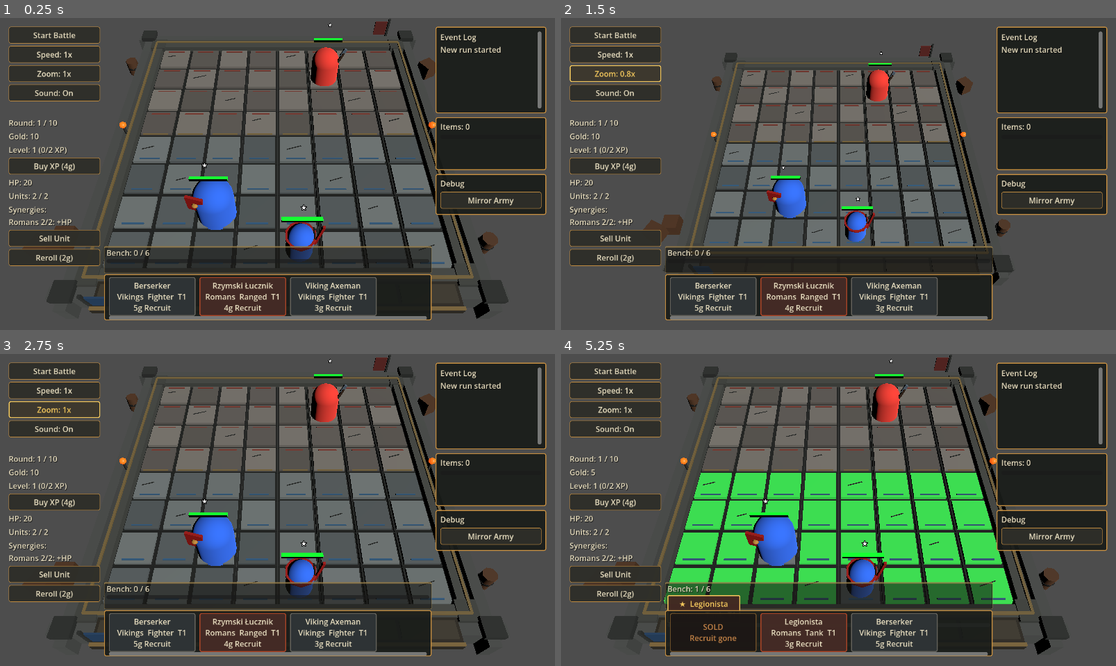
Above: before the commit, frames 1-4 (two rows, left to right).
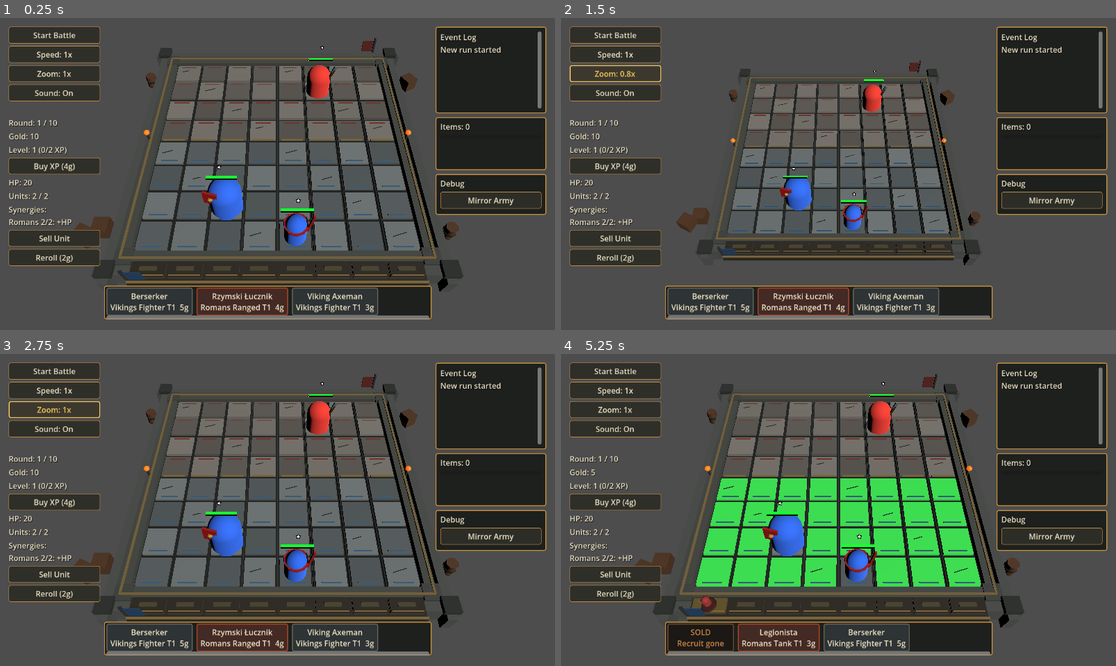
Above: after the commit, the same moments.

Repository: janmgryka-bit/warmarket
Game: Godot game, scene res://scenes/Main.tscn
Two runs of this game, one before a commit and one after it. Both use one fixed random seed, a clock stepped at 60 frames per second and the inputs below.
Inputs (mouse positions are in pixels of both pictures, inside the frame that each line leads up to):
- Up to frame 1 (0.25 s): no input
- Up to frame 2 (1.5 s): click "Zoom: 1x" at 0.5 s; click "Zoom: 1.2x" at 1.25 s
- Up to frame 3 (2.75 s): click "Zoom: 0.8x" at 2 s
- Up to frame 4 (5.25 s): click "Sell Unit" at 2.75 s; click "Reroll (2g)" at 3.5 s; click (710, 631) at 4.25 s, where only the run before the commit has a clickable "Legionista Romans Tank T1 3g …"; click (705, 609) at 5 s, where only the run before the commit has a clickable "★ Legionista Romans Tank T1"

The runs differ from the first frame. In frame 1, 29% of the frame differs, in the area x 4-92%, y 0-97%; in frame 2, 24%; in frame 3, 29%; in frame 4, 31%.

Commit message:
Stabilize arena bench and shop layout

Diff:
--- a/godot_project/war-market/scenes/Main.tscn
+++ b/godot_project/war-market/scenes/Main.tscn
@@ -330,11 +330,12 @@
 
 [node name="BottomArea" type="VBoxContainer" parent="UI/MainLayout/RootColumns/CenterArea"]
 layout_mode = 2
-custom_minimum_size = Vector2(0, 156)
+custom_minimum_size = Vector2(0, 104)
 theme_override_constants/separation = 2
 mouse_filter = 2
 
 [node name="BenchPanel" type="Panel" parent="UI/MainLayout/RootColumns/CenterArea/BottomArea" unique_id=2100000001]
+visible = false
 layout_mode = 2
 custom_minimum_size = Vector2(0, 56)
 
@@ -353,7 +354,7 @@
 
 [node name="BenchLabel" type="Label" parent="UI/MainLayout/RootColumns/CenterArea/BottomArea/BenchPanel/BenchMargin/BenchContent" unique_id=2100000002]
 layout_mode = 2
-text = "Bench: 0 / 6"
+text = "Bench: 0 / 8"
 
 [node name="BenchScroll" type="ScrollContainer" parent="UI/MainLayout/RootColumns/CenterArea/BottomArea/BenchPanel/BenchMargin/BenchContent"]
 layout_mode = 2
@@ -368,7 +369,7 @@
 
 [node name="ShopPanel" type="Panel" parent="UI/MainLayout/RootColumns/CenterArea/BottomArea" unique_id=1612883262]
 layout_mode = 2
-custom_minimum_size = Vector2(0, 96)
+custom_minimum_size = Vector2(0, 84)
 
 [node name="ShopMargin" type="MarginContainer" parent="UI/MainLayout/RootColumns/CenterArea/BottomArea/ShopPanel"]
 anchors_preset = 15
--- a/godot_project/war-market/scripts/board.gd
+++ b/godot_project/war-market/scripts/board.gd
@@ -214,7 +214,7 @@
 	)
 	platform.add_child(dock)
 
-	var slot_count := 6
+	var slot_count := 8
 	var slot_gap := tile_size * 0.08
 	var slot_width := (dock_width - slot_gap * float(slot_count + 1)) / float(slot_count)
 	for index in range(slot_count):
--- a/godot_project/war-market/scripts/game.gd
+++ b/godot_project/war-market/scripts/game.gd
@@ -17,6 +17,9 @@
 @onready var action_feedback_label: Label = $UI/MainLayout/RootColumns/CenterArea/ActionFeedbackLabel
 @onready var item_label: Label = $UI/MainLayout/RootColumns/RightSidebar/ItemPanel/ItemMargin/ItemContent/ItemLabel
 @onready var item_items: HBoxContainer = $UI/MainLayout/RootColumns/RightSidebar/ItemPanel/ItemMargin/ItemContent/ItemScroll/ItemItems
+@onready var bottom_area: VBoxContainer = $UI/MainLayout/RootColumns/CenterArea/BottomArea
+@onready var shop_panel: Panel = $UI/MainLayout/RootColumns/CenterArea/BottomArea/ShopPanel
+@onready var shop_margin: MarginContainer = $UI/MainLayout/RootColumns/CenterArea/BottomArea/ShopPanel/ShopMargin
 @onready var shop_items: HBoxContainer = $UI/MainLayout/RootColumns/CenterArea/BottomArea/ShopPanel/ShopMargin/ShopScroll/ShopItems
 @onready var gold_label: Label = $UI/MainLayout/RootColumns/LeftSidebar/GoldLabel
 @onready var player_level_label: Label = $UI/MainLayout/RootColumns/LeftSidebar/PlayerLevelLabel
@@ -28,6 +31,7 @@
 @onready var unit_cap_label: Label = $UI/MainLayout/RootColumns/LeftSidebar/UnitCapLabel
 @onready var synergy_label: Label = $UI/MainLayout/RootColumns/LeftSidebar/SynergyLabel
 @onready var player_health_label: Label = $UI/MainLayout/RootColumns/LeftSidebar/PlayerHealthLabel
+@onready var bench_panel: Panel = $UI/MainLayout/RootColumns/CenterArea/BottomArea/BenchPanel
 @onready var bench_label: Label = $UI/MainLayout/RootColumns/CenterArea/BottomArea/BenchPanel/BenchMargin/BenchContent/BenchLabel
 @onready var bench_items: HBoxContainer = $UI/MainLayout/RootColumns/CenterArea/BottomArea/BenchPanel/BenchMargin/BenchContent/BenchScroll/BenchItems
 
@@ -62,6 +66,9 @@
 var export_battle_summaries: bool = false
 var battle_summary_export_dir: String = "user://battle_summaries"
 var action_feedback_timer: Timer = null
+var arena_bench_root: Node3D = null
+var arena_bench_slot_nodes: Array[Area3D] = []
+var bench_visual_material_cache: Dictionary = {}
 
 # UI Style
 var ui_dark_stone_color: Color = Color(0.10, 0.11, 0.10, 0.92)
@@ -88,6 +95,7 @@
 	selected_bench_index = -1
 	if board != null and board.has_method("clear_tile_highlights"):
 		board.clear_tile_highlights()
+	update_arena_bench()
 
 func clear_item_selection() -> void:
 	selected_item_index = -1
@@ -115,6 +123,219 @@
 		return
 	action_feedback_label.text = ""
 	action_feedback_label.visible = false
+
+func setup_arena_bench() -> void:
+	if board == null:
+		return
+	if bench_panel != null:
+		bench_panel.visible = false
+	arena_bench_root = Node3D.new()
+	arena_bench_root.name = "ArenaBench3D"
+	board.add_child(arena_bench_root)
+	update_arena_bench()
+
+func update_arena_bench() -> void:
+	if arena_bench_root == null or not is_instance_valid(arena_bench_root):
+		return
+	for child in arena_bench_root.get_children():
+		child.queue_free()
+	arena_bench_slot_nodes.clear()
+
+	var slot_count := max_bench_units
+	var board_width := 8.0 * 1.2
+	var board_height := 8.0 * 1.2
+	if board != null:
+		board_width = float(board.width) * float(board.tile_size)
+		board_height = float(board.height) * float(board.tile_size)
+	var tile_size := 1.2
+	if board != null:
+		tile_size = float(board.tile_size)
+
+	var frame_thickness := tile_size * 0.30
+	var front_frame_z := board_height / 2.0 + frame_thickness / 2.0
+	var dock_depth := tile_size * 0.72
+	var dock_width := board_width - tile_size * 0.22
+	var dock_z := front_frame_z + dock_depth * 0.58
+	var slot_gap := tile_size * 0.08
+	var slot_width := (dock_width - slot_gap * float(slot_count + 1)) / float(slot_count)
+
+	for index in range(slot_count):
+		var slot_x := -dock_width / 2.0 + slot_gap + slot_width / 2.0 + float(index) * (slot_width + slot_gap)
+		var slot_position := Vector3(slot_x, 0.96, dock_z)
+		create_arena_bench_slot(index, slot_position, Vector3(slot_width, 0.05, dock_depth * 0.54))
+
+func create_arena_bench_slot(index: int, slot_position: Vector3, slot_size: Vector3) -> void:
+	var slot_area := Area3D.new()
+	slot_area.name = "ArenaBenchSlot_%d" % index
+	slot_area.position = slot_position
+	slot_area.input_ray_pickable = true
+	slot_area.set_meta("bench_index", index)
+	slot_area.input_event.connect(_on_arena_bench_slot_input_event.bind(index))
+	arena_bench_root.add_child(slot_area)
+	arena_bench_slot_nodes.append(slot_area)
+
+	var collision := CollisionShape3D.new()
+	var shape := BoxShape3D.new()
+	shape.size = Vector3(slot_size.x, 0.18, slot_size.z)
+	collision.shape = shape
+	collision.position = Vector3(0.0, 0.06, 0.0)
+	slot_area.add_child(collision)
+
+	var plate := MeshInstance3D.new()
+	plate.name = "SlotPlate"
+	var mesh := BoxMesh.new()
+	mesh.size = slot_size
+	plate.mesh = mesh
+	plate.position = Vector3.ZERO
+	plate.material_override = create_arena_bench_material(get_arena_bench_slot_color(index))
+	slot_area.add_child(plate)
+
+	var trim := MeshInstance3D.new()
+	trim.name = "SlotTrim"
+	var trim_mesh := BoxMesh.new()
+	trim_mesh.size = Vector3(slot_size.x * 0.94, 0.025, 0.035)
+	trim.mesh = trim_mesh
+	trim.position = Vector3(0.0, 0.04, slot_size.z * 0.39)
+	trim.material_override = create_arena_bench_material(Color(0.58, 0.46, 0.24))
+	slot_area.add_child(trim)
+
+	if index < bench_units.size():
+		create_arena_bench_unit_visual(slot_area, index, slot_size)
+	else:
+		create_arena_bench_empty_placeholder(slot_area, slot_size)
+
+func create_arena_bench_empty_placeholder(slot_area: Area3D, slot_size: Vector3) -> void:
+	var inset := MeshInstance3D.new()
+	inset.name = "EmptySlotInset"
+	var inset_mesh := BoxMesh.new()
+	inset_mesh.size = Vector3(slot_size.x * 0.52, 0.018, slot_size.z * 0.30)
+	inset.mesh = inset_mesh
+	inset.position = Vector3(0.0, 0.055, -slot_size.z * 0.03)
+	inset.material_override = create_arena_bench_material(Color(0.31, 0.28, 0.20, 0.72))
+	slot_area.add_child(inset)
+
+func create_arena_bench_unit_visual(slot_area: Area3D, index: int, slot_size: Vector3) -> void:
+	var entry: Dictionary = bench_units[index]
+	var unit_id: String = entry.get("unit_id", "")
+	var data: Dictionary = unit_database.get_unit_data(unit_id)
+	var faction: String = data.get("faction", "")
+	var role: String = data.get("role", "")
+	var star_level := int(entry.get("star_level", 1))
+	var faction_color: Color = get_faction_card_color(faction)
+
+	var base := MeshInstance3D.new()
+	base.name = "BenchUnitBase"
+	var base_mesh := CylinderMesh.new()
+	base_mesh.top_radius = slot_size.x * 0.20
+	base_mesh.bottom_radius = slot_size.x * 0.23
+	base_mesh.height = 0.055
+	base_mesh.radial_segments = 20
+	base.mesh = base_mesh
+	base.position = Vector3(0.0, 0.085, 0.0)
+	base.material_override = get_bench_visual_material(Color(0.09, 0.08, 0.06).lerp(faction_color, 0.32))
+	slot_area.add_child(base)
+
+	var body := MeshInstance3D.new()
+	body.name = "BenchUnitBody"
+	var body_mesh := CapsuleMesh.new()
+	body_mesh.radius = min(slot_size.x * 0.115, 0.16)
+	body_mesh.height = 0.48
+	body.mesh = body_mesh
+	body.position = Vector3(0.0, 0.34, -slot_size.z * 0.01)
+	body.rotation_degrees.x = 0.0
+	body.material_override = get_bench_visual_material(faction_color.lightened(0.10))
+	slot_area.add_child(body)
+
+	create_arena_bench_role_prop(slot_area, role, faction_color, slot_size)
+	create_arena_bench_star_markers(slot_area, star_level, slot_size)
+
+func create_arena_bench_role_prop(slot_area: Area3D, role: String, faction_color: Color, slot_size: Vector3) -> void:
+	match role:
+		"Tank":
+			var shield := MeshInstance3D.new()
+			shield.name = "BenchTankShield"
+			var shield_mesh := BoxMesh.new()
+			shield_mesh.size = Vector3(slot_size.x * 0.15, 0.20, 0.035)
+			shield.mesh = shield_mesh
+			shield.position = Vector3(-slot_size.x * 0.15, 0.33, slot_size.z * 0.06)
+			shield.material_override = get_bench_visual_material(Color(0.48, 0.43, 0.30).lerp(faction_color, 0.18))
+			slot_area.add_child(shield)
+		"Fighter":
+			var weapon := MeshInstance3D.new()
+			weapon.name = "BenchFighterWeapon"
+			var weapon_mesh := BoxMesh.new()
+			weapon_mesh.size = Vector3(0.035, 0.31, 0.035)
+			weapon.mesh = weapon_mesh
+			weapon.position = Vector3(slot_size.x * 0.15, 0.35, 0.0)
+			weapon.rotation_degrees.z = -26.0
+			weapon.material_override = get_bench_visual_material(Color(0.76, 0.66, 0.42))
+			slot_area.add_child(weapon)
+		"Ranged":
+			var bow := MeshInstance3D.new()
+			bow.name = "BenchRangedBow"
+			var bow_mesh := TorusMesh.new()
+			bow_mesh.inner_radius = 0.050
+			bow_mesh.outer_radius = 0.072
+			bow.mesh = bow_mesh
+			bow.position = Vector3(slot_size.x * 0.15, 0.33, 0.0)
+			bow.scale = Vector3(0.55, 1.25, 0.12)
+			bow.material_override = get_bench_visual_material(Color(0.56, 0.42, 0.22))
+			slot_area.add_child(bow)
+		_:
+			pass
+
+func create_arena_bench_star_markers(slot_area: Area3D, star_level: int, slot_size: Vector3) -> void:
+	var clamped_stars: int = clamp(star_level, 1, 3)
+	var marker_width := slot_size.x * 0.065
+	var start_x := -float(clamped_stars - 1) * marker_width * 0.62
+	for star_index in range(clamped_stars):
+		var marker := MeshInstance3D.new()
+		marker.name = "BenchStarMarker_%d" % star_index
+		var marker_mesh := BoxMesh.new()
+		marker_mesh.size = Vector3(marker_width, 0.026, 0.045)
+		marker.mesh = marker_mesh
+		marker.position = Vector3(start_x + float(star_index) * marker_width * 1.24, 0.075, -slot_size.z * 0.33)
+		marker.material_override = get_bench_visual_material(ui_gold_color)
+		slot_area.add_child(marker)
+
+func get_arena_bench_slot_color(index: int) -> Color:
+	if index == selected_bench_index:
+		return Color(0.42, 0.35, 0.16)
+	if index < bench_units.size():
+		var unit_id = bench_units[index].get("unit_id", "")
+		var data: Dictionary = unit_database.get_unit_data(unit_id)
+		return Color(0.20, 0.18, 0.13).lerp(get_faction_card_color(data.get("faction", "")), 0.26)
+	return Color(0.18, 0.16, 0.12)
+
+func create_arena_bench_material(color: Color) -> StandardMaterial3D:
+	var material := StandardMaterial3D.new()
+	material.albedo_color = color
+	material.roughness = 0.84
+	material.metallic = 0.0
+	return material
+
+func get_bench_visual_material(color: Color) -> StandardMaterial3D:
+	var cache_key := color.to_html()
+	if bench_visual_material_cache.has(cache_key):
+		return bench_visual_material_cache[cache_key]
+	var material := create_arena_bench_material(color)
+	bench_visual_material_cache[cache_key] = material
+	return material
+
+func _on_arena_bench_slot_input_event(
+	_camera: Camera3D,
+	event: InputEvent,
+	_position: Vector3,
+	_normal: Vector3,
+	_shape_idx: int,
+	index: int
+) -> void:
+	if event is InputEventMouseButton:
+		if event.button_index == MOUSE_BUTTON_LEFT and event.pressed:
+			_on_bench_arena_slot_clicked(index)
+
+func _on_bench_arena_slot_clicked(index: int) -> void:
+	_on_bench_unit_pressed(index)
 
 func setup_action_feedback_timer() -> void:
 	action_feedback_timer = Timer.new()
@@ -335,7 +556,7 @@
 var round_number: int = 1
 var last_round_result: String = ""
 var bench_units: Array[Dictionary] = []
-var max_bench_units: int = 6
+var max_bench_units: int = 8
 var selected_bench_index: int = -1
 var item_inventory: Array[String] = []
 var selected_item_index: int = -1
@@ -359,8 +580,10 @@
 		print("RestartRoundButton found")
 
 	board.tile_clicked.connect(_on_board_tile_clicked)
+	get_viewport().size_changed.connect(update_responsive_arena_layout)
 	setup_action_feedback_timer()
 	apply_ui_style()
+	setup_arena_bench()
 
 	round_result_label.text = ""
 	restart_button.visible = false
@@ -370,6 +593,7 @@
 	setup_camera_defaults()
 	apply_camera_zoom()
 	update_camera_zoom_button()
+	update_responsive_arena_layout()
 	clear_action_feedback()
 	add_event_log("New run started")
 
@@ -436,6 +660,37 @@
 	camera_focus_position = Vector3(0.0, 0.75, 1.65)
 	focus_camera_on_board()
 
+func get_viewport_height() -> int:
+	return int(get_viewport().get_visible_rect().size.y)
+
+func get_compact_layout_factor() -> float:
+	var viewport_height := get_viewport_height()
+	if viewport_height <= 660:
+		return 0.84
+	if viewport_height <= 760:
+		return 0.92
+	return 1.0
+
+func is_compact_layout() -> bool:
+	return get_compact_layout_factor() < 1.0
+
+func update_responsive_arena_layout() -> void:
+	var compact_factor := get_compact_layout_factor()
+	if bottom_area != null:
+		bottom_area.custom_minimum_size = Vector2(0.0, 74.0 if compact_factor < 1.0 else 88.0)
+	if shop_panel != null:
+		shop_panel.custom_minimum_size = Vector2(0.0, 70.0 if compact_factor < 1.0 else 84.0)
+	if shop_margin != null:
+		var margin := 5.0 if compact_factor < 1.0 else 10.0
+		var vertical_margin := 4.0 if compact_factor < 1.0 else 6.0
+		shop_margin.offset_left = margin
+		shop_margin.offset_top = vertical_margin
+		shop_margin.offset_right = -margin
+		shop_margin.offset_bottom = -vertical_margin
+	apply_camera_zoom()
+	update_arena_bench()
+	populate_shop()
+
 func focus_camera_on_board() -> void:
 	if camera == null:
 		return
@@ -444,7 +699,7 @@
 func apply_camera_zoom() -> void:
 	if camera == null:
 		return
-	var zoom := camera_zoom_levels[camera_zoom_index]
+	var zoom := camera_zoom_levels[camera_zoom_index] * get_compact_layout_factor()
 	var default_offset := default_camera_position - camera_focus_position
 	if default_offset == Vector3.ZERO:
 		default_offset = camera.global_position - camera_focus_position
@@ -1444,7 +1699,7 @@
 			continue
 
 		var card := Button.new()
-		card.custom_minimum_size = Vector2(180, 80)
+		card.custom_minimum_size = get_shop_card_size()
 
 		if i in sold_shop_offer_indices:
 			card.text = "SOLD\nRecruit gone"
@@ -1452,13 +1707,7 @@
 			style_sold_card_button(card)
 		else:
 			var can_afford = player_gold >= data["base_price"]
-			card.text = "%s\n%s  %s  T%d\n%dg Recruit" % [
-				data["name"],
-				data["faction"],
-				data["role"],
-				data.get("tier", 1),
-				data["base_price"]
-			]
+			card.text = get_shop_card_text(data)
 			card.disabled = not can_afford
 			style_unit_card_button(card, data.get("faction", ""), not can_afford)
 			card.pressed.connect(_on_shop_card_pressed.bind(unit_id, i))
@@ -1468,6 +1717,28 @@
 func clear_shop() -> void:
 	for child in shop_items.get_children():
 		child.queue_free()
+
+func get_shop_card_size() -> Vector2:
+	if is_compact_layout():
+		return Vector2(138, 56)
+	return Vector2(164, 70)
+
+func get_shop_card_text(data: Dictionary) -> String:
+	if is_compact_layout():
+		return "%s\n%s %s T%d  %dg" % [
+			data["name"],
+			data["faction"],
+			data["role"],
+			data.get("tier", 1),
+			data["base_price"]
+		]
+	return "%s\n%s  %s  T%d\n%dg Recruit" % [
+		data["name"],
+		data["faction"],
+		data["role"],
+		data.get("tier", 1),
+		data["base_price"]
+	]
 
 func _on_buy_xp_button_pressed() -> void:
 	if not is_preparation_phase():
@@ -1882,6 +2153,7 @@
 		style_bench_slot_button(button, data.get("faction", ""))
 		button.pressed.connect(_on_bench_unit_pressed.bind(i))
 		bench_items.add_child(button)
+	update_arena_bench()
 
 func get_bench_unit_display_name(entry: Dictionary) -> String:
 	var unit_id = entry.get("unit_id", "")
@@ -1914,4 +2186,5 @@
 		board.highlight_tiles(get_valid_player_empty_tiles())
 	var unit_id = bench_units[index].get("unit_id", "")
 	var data: Dictionary = unit_database.get_unit_data(unit_id)
+	update_arena_bench()
 	print("SELECTED BENCH UNIT: ", data.get("name", unit_id), " index: ", selected_bench_index)
--- a/godot_project/war-market/tests/smoke_test.gd
+++ b/godot_project/war-market/tests/smoke_test.gd
@@ -48,6 +48,7 @@
 	await run_test("Deployed merge to 3-star", Callable(self, "test_deployed_merge_to_three_star"))
 	await run_test("Bench deploy", Callable(self, "test_bench_deploy"))
 	await run_test("Bench deploy via board click", Callable(self, "test_bench_deploy_via_board_click"))
+	await run_test("Arena bench slot deploy", Callable(self, "test_arena_bench_slot_deploy"))
 	await run_test("Invalid bench deploy", Callable(self, "test_invalid_bench_deploy"))
 	await run_test("Unit cap", Callable(self, "test_unit_cap"))
 	await run_test("Deployed sell", Callable(self, "test_deployed_sell"))
@@ -667,6 +668,29 @@
 	assert_true(has_player_unit_at_tile(tile), "Board click should spawn the bench unit on the clicked tile")
 	game.board.clear_tile_highlights()
 
+func test_arena_bench_slot_deploy() -> void:
+	var game = await load_game()
+	buy_xp_for_extra_unit_cap(game)
+	game.bench_units.append({"unit_id": "roman_spearman", "star_level": 1})
+	game.update_bench_ui()
+	assert_true(game.arena_bench_root != null, "Arena bench root should exist")
+	assert_eq(game.arena_bench_slot_nodes.size(), game.max_bench_units, "Arena bench should create one slot per bench capacity")
+
+	var tile = find_empty_player_tile(game)
+	assert_true(tile != null, "No empty player tile available for arena bench deploy")
+	var bench_before = game.bench_units.size()
+	var roster_before = game.player_roster.size()
+
+	game._on_bench_arena_slot_clicked(0)
+	assert_eq(game.selected_bench_index, 0, "Arena bench slot should select bench index 0")
+	assert_true(game.board.highlighted_tile_positions.size() > 0, "Arena bench selection should highlight valid tiles")
+	game._on_board_tile_clicked(tile)
+
+	assert_eq(game.bench_units.size(), bench_before - 1, "Arena bench deploy should remove deployed bench unit")
+	assert_eq(game.player_roster.size(), roster_before + 1, "Arena bench deploy should add the unit to player roster")
+	assert_eq(game.selected_bench_index, -1, "Arena bench deploy should clear bench selection")
+	assert_true(has_player_unit_at_tile(tile), "Arena bench deploy should spawn the bench unit on the clicked tile")
+
 func test_invalid_bench_deploy() -> void:
 	var game = await load_game()
 	var offer_index = find_affordable_shop_offer(game)
